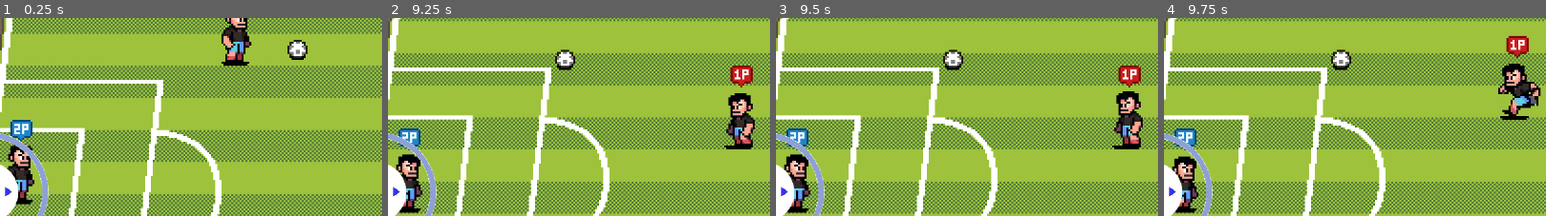
Above: before the commit, frames 1-4 (left to right).
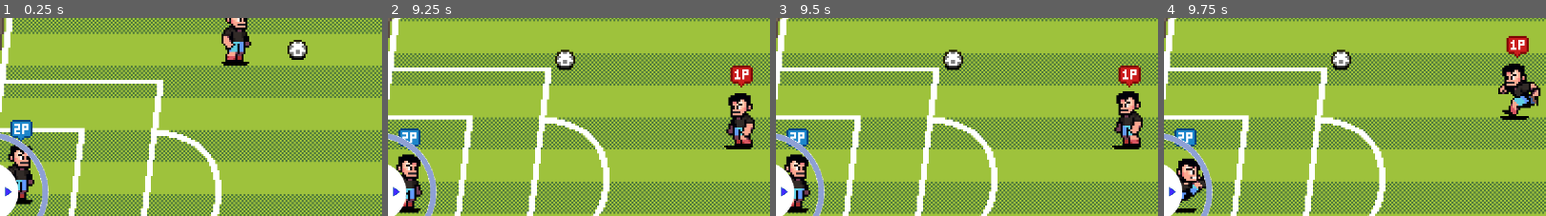
Above: after the commit, the same moments.

Repository: ftMadrid/Sportec
Game: Godot game, scene res://scenes/field.tscn
The game is run twice, just before and just after one commit, with the same random seed, the same clock (stepped at 60 frames per second) and the same inputs.
Inputs (mouse positions are % of the whole screen's width and height, from its top left):
- Up to frame 1 (0.25 s): no input
- Up to frame 2 (9.25 s): move the mouse to (72, 44) at 0.52 s; hold Right (p_right) 0.53-1.25 s; tap one key every 1.5 s from 0.6 s: S (p2_down) G (p2_pass) H (p2_shoot) X (p_pass) S (p2_down) G (p2_pass); click (72, 44) at 0.67 s; drag from (30, 55) to (87, 84) at 1.27 s; move the mouse to (60, 27) at 2.02 s; hold Right (p_right) 2.03-2.75 s; drag from (45, 70) to (64, 80) at 2.77 s; move the mouse to (80, 65) at 3.52 s; hold Left (p_left) 3.53-4.25 s; drag from (20, 34) to (12, 86) at 4.27 s; move the mouse to (55, 50) at 5.02 s; hold Down (p_down) 5.03-5.75 s; click (55, 50) at 5.17 s; drag from (35, 24) to (16, 82) at 5.77 s; move the mouse to (72, 44) at 6.52 s; hold Up (p_up) 6.53-7.25 s; drag from (30, 55) to (16, 81) at 7.27 s; move the mouse to (60, 27) at 8.02 s; hold Down (p_down) 8.03-8.75 s; drag from (45, 70) to (6, 97) at 8.77 s
- Up to frame 3 (9.5 s): no input
- Up to frame 4 (9.75 s): move the mouse to (80, 65) at 9.52 s; hold Up (p_up) from 9.53 s (still down); tap H (p2_shoot) at 9.6 s; click (80, 65) at 9.67 s
The pictures show only the part of the screen within x 13-63%, y 36-86%; the shares and areas given below are measured in that part.

Frames 1-3 are identical in both runs. In frame 4, 1.1% of the frame differs, in the area x 2-12%, y 69-97%.

Commit message:
player movements logic finished (now time to perfection them)

Diff:
--- a/sportec/scenes/ball/ball.gd
+++ b/sportec/scenes/ball/ball.gd
@@ -5,8 +5,6 @@
 
 @export var air_fric : float = 35.0
 @export var ground_fric : float = 250.0
-@export var air_min_height : float = 10.0
-@export var air_max_height : float = 30.0
 
 @onready var player_animation : AnimationPlayer = %AnimationPlayer
 @onready var detection_area : Area2D = %DetectionArea
@@ -56,5 +54,5 @@
 func in_air_action() -> bool:
 	return current_state != null and current_state.in_air_action()
 
-func air_connect() -> bool:
+func air_connect(air_min_height: float, air_max_height: float) -> bool:
 	return height >= air_min_height and height <= air_max_height
--- a/sportec/scenes/characters/player.gd
+++ b/sportec/scenes/characters/player.gd
@@ -16,6 +16,8 @@
 @export var speed : float = 100.0
 @export var power : float = 80.0
 @export var ball : Ball
+@export var own_goal : Goal
+@export var target_goal : Goal
 
 @onready var player_animation: AnimationPlayer = $AnimationPlayer
 @onready var sprite: Sprite2D = $PlayerSprite
@@ -43,7 +45,7 @@
 		current_state.queue_free()
 
 	current_state = state_fact.get_state(state)
-	current_state.setup(self, state_data, player_animation, ball, teammate_area, ball_area)
+	current_state.setup(self, state_data, player_animation, ball, teammate_area, ball_area, own_goal, target_goal)
 	current_state.transition_state.connect(switch_st.bind())
 	current_state.name = "| PlayerStateMachine: " + str(state)
 	call_deferred("add_child", current_state)
--- a/sportec/scenes/characters/player.tscn
+++ b/sportec/scenes/characters/player.tscn
@@ -281,6 +281,7 @@
 monitorable = false
 
 [node name="CollisionPolygon2D" type="CollisionPolygon2D" parent="TeammateArea"]
+visible = false
 polygon = PackedVector2Array(0, -40, 280, -150, 330, -100, 330, 100, 280, 150, 0, 40)
 
 [node name="ShadowSprite" type="Sprite2D" parent="."]
--- a/sportec/scenes/characters/player_states/player_st_bicycle.gd
+++ b/sportec/scenes/characters/player_states/player_st_bicycle.gd
@@ -1,2 +1,19 @@
 class_name PlayerStateBicycle
 extends PlayerState
+
+const extra_power := 2.0
+const height_min := 5.0
+const height_max := 25.0
+
+func _enter_tree() -> void:
+	player_animation.play("bicycle")
+	ball_area.body_entered.connect(ball_entered.bind())
+
+func ball_entered(tact_ball: Ball) -> void:
+	if tact_ball.air_connect(height_min, height_max):
+		var dest := target_goal.random_target_position()
+		var dir := ball.position.direction_to(dest)
+		tact_ball.shoot(dir * player.power * extra_power)
+
+func animation_complete() -> void:
+	trans_state(Player.State.RECOVERING)
--- a/sportec/scenes/characters/player_states/player_st_header.gd
+++ b/sportec/scenes/characters/player_states/player_st_header.gd
@@ -4,6 +4,8 @@
 const height_start := 0.1
 const height_velocity := 2.0
 const extra_power := 1.3
+const height_min := 10.0
+const height_max := 30.0
 
 var is_landing := false
 
@@ -16,7 +18,7 @@
 
 # just to make sure the ball move through the header process
 func ball_entered(tact_ball: Ball) -> void:
-	if tact_ball.air_connect():
+	if tact_ball.air_connect(height_min, height_max):
 		tact_ball.shoot(player.velocity.normalized() * player.power * extra_power)
 
 func _physics_process(_delta: float) -> void:
--- a/sportec/scenes/characters/player_states/player_st_moving.gd
+++ b/sportec/scenes/characters/player_states/player_st_moving.gd
@@ -24,9 +24,16 @@
 			trans_state(Player.State.PREP_SHOOT)
 	elif ball.in_air_action() and KeyUtils.action_just_pressed(player.control_scheme, KeyUtils.Action.SHOOT):
 		if player.velocity == Vector2.ZERO:
-			pass
+			if facing_target_goal():
+				trans_state(Player.State.VOLLEY)
+			else:
+				trans_state(Player.State.BICYCLE)
 		else:
 			trans_state(Player.State.HEADER)
 
 	#if !player.has_ball() and KeyUtils.action_just_pressed(player.control_scheme, KeyUtils.Action.SHOOT):
 		#trans_state(Player.State.TACKLING)
+
+func facing_target_goal() -> bool:
+	var dir_target_goal := player.position.direction_to(target_goal.position)
+	return player.heading.dot(dir_target_goal) > 0 # return angle of the heading
--- a/sportec/scenes/characters/player_states/player_st_volley.gd
+++ b/sportec/scenes/characters/player_states/player_st_volley.gd
@@ -1,2 +1,19 @@
 class_name PlayerStateVolley
 extends PlayerState
+
+const extra_power := 1.5
+const height_min := 1.0
+const height_max := 20.0
+
+func _enter_tree() -> void:
+	player_animation.play("volley")
+	ball_area.body_entered.connect(ball_entered.bind())
+
+func ball_entered(tact_ball: Ball) -> void:
+	if tact_ball.air_connect(height_min, height_max):
+		var dest := target_goal.random_target_position()
+		var dir := ball.position.direction_to(dest)
+		tact_ball.shoot(dir * player.power * extra_power)
+
+func animation_complete() -> void:
+	trans_state(Player.State.RECOVERING)
--- a/sportec/scenes/characters/player_states/player_state.gd
+++ b/sportec/scenes/characters/player_states/player_state.gd
@@ -9,10 +9,12 @@
 var ball : Ball = null
 var teammate_area : Area2D = null
 var ball_area : Area2D = null
+var own_goal : Goal = null
+var target_goal : Goal = null
 
 # setting up the player context to get her references (more simple to setup references)
 func setup(manage_player: Player, manage_data: PlayerStateData, manage_player_animation: AnimationPlayer,
-manage_ball: Ball, manage_teammate_area: Area2D, manage_ball_area: Area2D) -> void:
+manage_ball: Ball, manage_teammate_area: Area2D, manage_ball_area: Area2D, manage_own_goal: Goal, manage_target_goal: Goal) -> void:
 
 	player = manage_player
 	player_animation = manage_player_animation
@@ -20,6 +22,8 @@
 	ball = manage_ball
 	teammate_area = manage_teammate_area
 	ball_area = manage_ball_area
+	own_goal = manage_own_goal
+	target_goal = manage_target_goal
 
 # to control in a good way the states from the player
 func trans_state(new_state: Player.State, data: PlayerStateData = PlayerStateData.new()) -> void:
--- a/sportec/scenes/field.tscn
+++ b/sportec/scenes/field.tscn
@@ -121,19 +121,25 @@
 scale = Vector2(0.99999994, 1.004984)
 polygon = PackedVector2Array(14, -4, 26, -4, 11, 113, -1, 113)
 
-[node name="Player" parent="Actors" node_paths=PackedStringArray("ball") instance=ExtResource("4_7156t")]
+[node name="Player" parent="Actors" node_paths=PackedStringArray("ball", "own_goal", "target_goal") instance=ExtResource("4_7156t")]
 position = Vector2(400, 170)
 ball = NodePath("../Ball")
+own_goal = NodePath("../Objects/FrameHome")
+target_goal = NodePath("../Objects/FrameAway")
 
-[node name="Player2" parent="Actors" node_paths=PackedStringArray("ball") instance=ExtResource("4_7156t")]
+[node name="Player2" parent="Actors" node_paths=PackedStringArray("ball", "own_goal", "target_goal") instance=ExtResource("4_7156t")]
 position = Vector2(167, 98)
 control_scheme = 1
 ball = NodePath("../Ball")
+own_goal = NodePath("../Objects/FrameHome")
+target_goal = NodePath("../Objects/FrameAway")
 
-[node name="Player3" parent="Actors" node_paths=PackedStringArray("ball") instance=ExtResource("4_7156t")]
+[node name="Player3" parent="Actors" node_paths=PackedStringArray("ball", "own_goal", "target_goal") instance=ExtResource("4_7156t")]
 position = Vector2(59, 167)
 control_scheme = 2
 ball = NodePath("../Ball")
+own_goal = NodePath("../Objects/FrameHome")
+target_goal = NodePath("../Objects/FrameAway")
 
 [node name="Ball" parent="Actors" instance=ExtResource("6_wnvii")]
 position = Vector2(197, 96)
@@ -141,4 +147,3 @@
 [node name="AudioStreamPlayer" type="AudioStreamPlayer" parent="."]
 stream = ExtResource("12_kxpcs")
 volume_db = -15.467
-autoplay = true
--- a/sportec/scenes/goals/goal.gd
+++ b/sportec/scenes/goals/goal.gd
@@ -2,9 +2,13 @@
 extends Node2D
 
 @onready var back_area := %BackArea
+@onready var targets := %Targets
 
 func _ready() -> void:
 	back_area.body_entered.connect(ball_enter_back_area.bind())
 
 func ball_enter_back_area(ball: Ball) -> void:
 	ball.stop()
+
+func random_target_position() -> Vector2:
+	return targets.get_child(randi_range(0, targets.get_child_count() - 1)).global_position
--- a/sportec/scenes/goals/goal.tscn
+++ b/sportec/scenes/goals/goal.tscn
@@ -49,3 +49,15 @@
 [node name="CollisionShape2D" type="CollisionShape2D" parent="TopFrame"]
 position = Vector2(-0.75, -0.25)
 shape = SubResource("RectangleShape2D_8t0mi")
+
+[node name="Targets" type="Node2D" parent="."]
+unique_name_in_owner = true
+
+[node name="Top" type="Node2D" parent="Targets"]
+position = Vector2(22, -56)
+
+[node name="Middle" type="Node2D" parent="Targets"]
+position = Vector2(22, -35)
+
+[node name="Bottom" type="Node2D" parent="Targets"]
+position = Vector2(22, -10)
